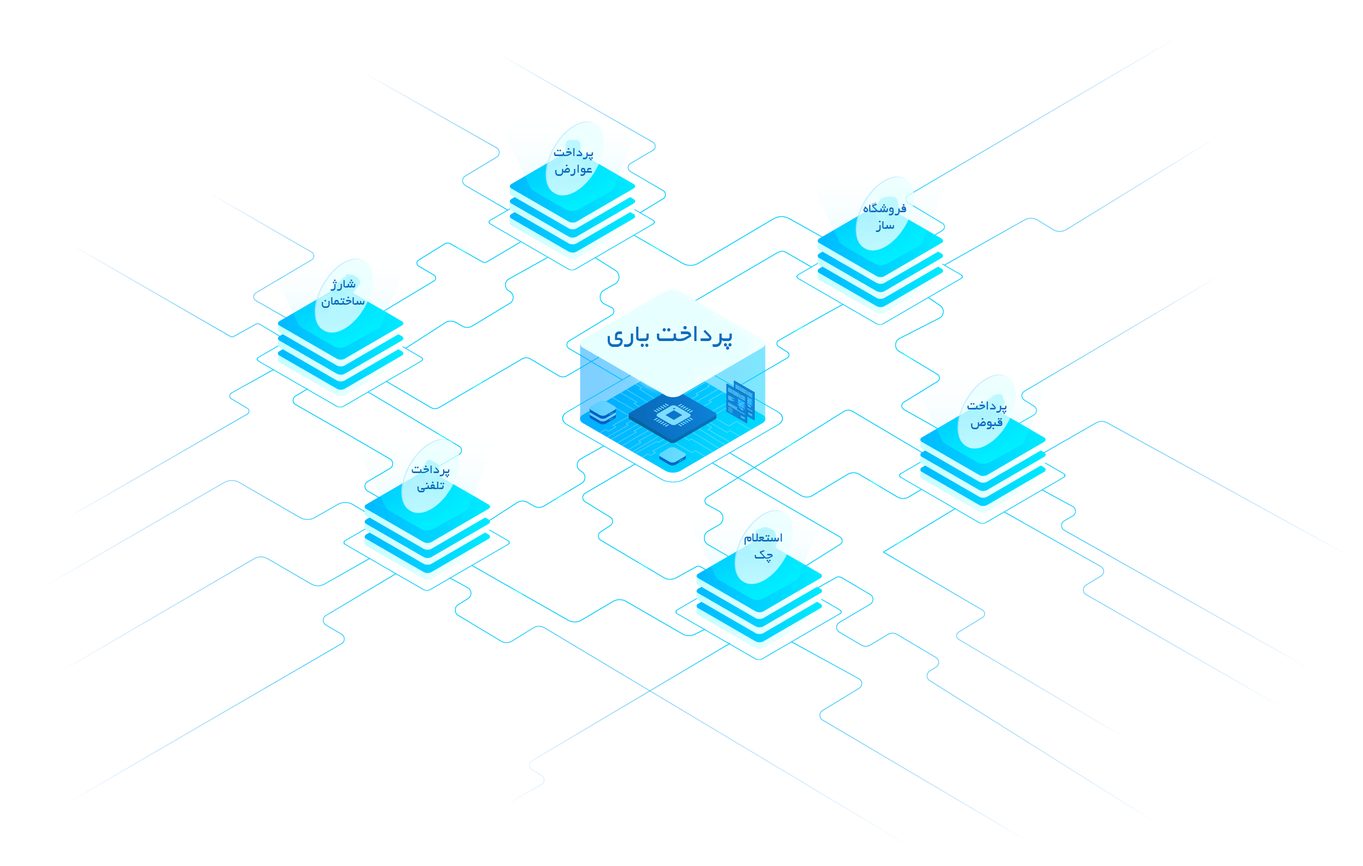
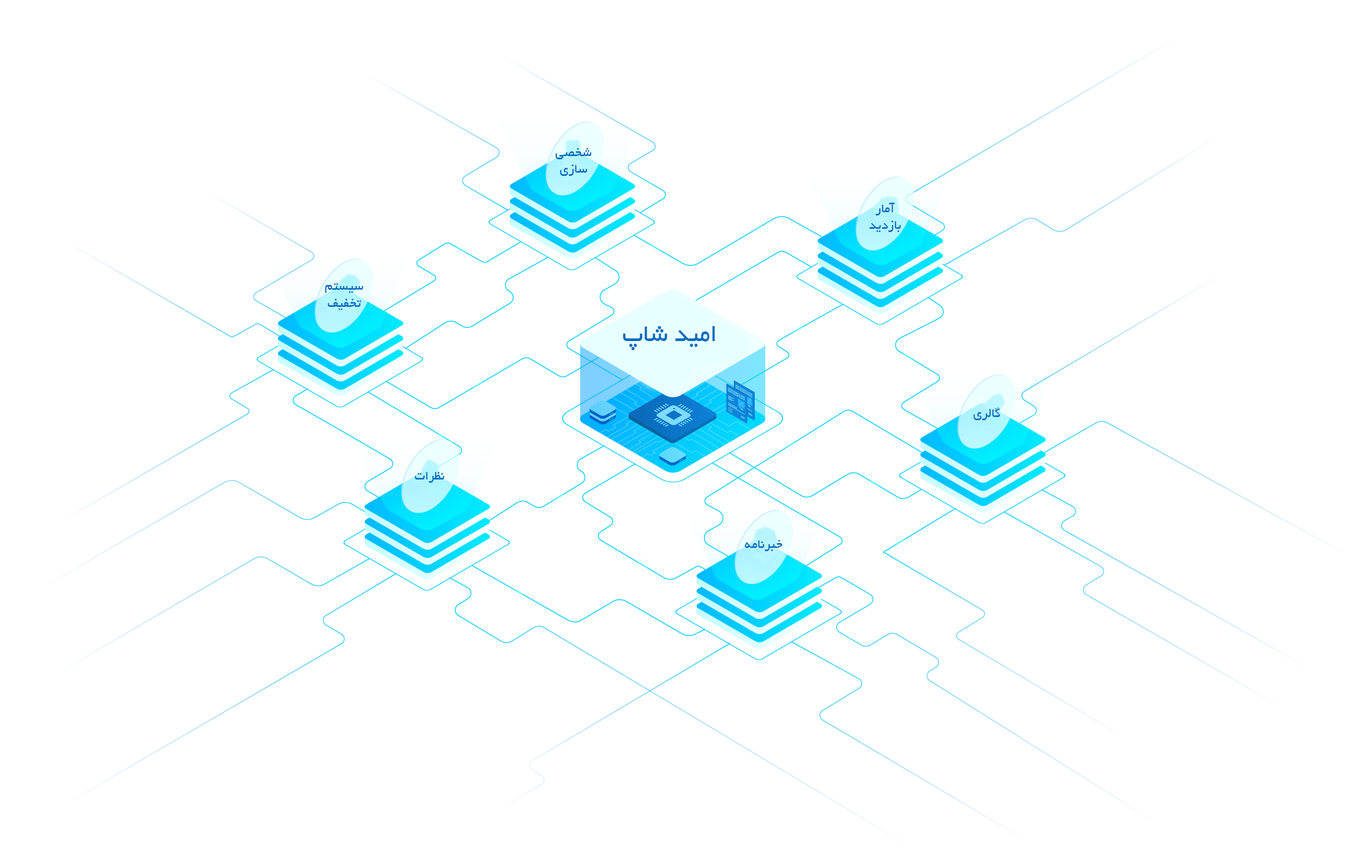
Layer changes from the first 1363 × 866 image to the second:
renamed "پرداخت یاری" to "امید شاپ", painted on it over [607, 325, 733, 350]
renamed "پرداخت عوارض" to "شخصی سازی", painted on it over [553, 148, 594, 176]
renamed "شارژ ساختمان" to "سیستم تخفیف", painted on it over [321, 279, 365, 310]
renamed "پرداخت تلفنی" to "نظرات", painted on it over [411, 465, 450, 493]
renamed "استعلام چک" to "خبرنامه", painted on it over [743, 533, 783, 563]
renamed "پرداخت قبوض" to "گالری", painted on it over [966, 401, 1007, 430]
renamed "فروشگاه ساز" to "آمار بازدید", painted on it over [862, 202, 907, 232]
